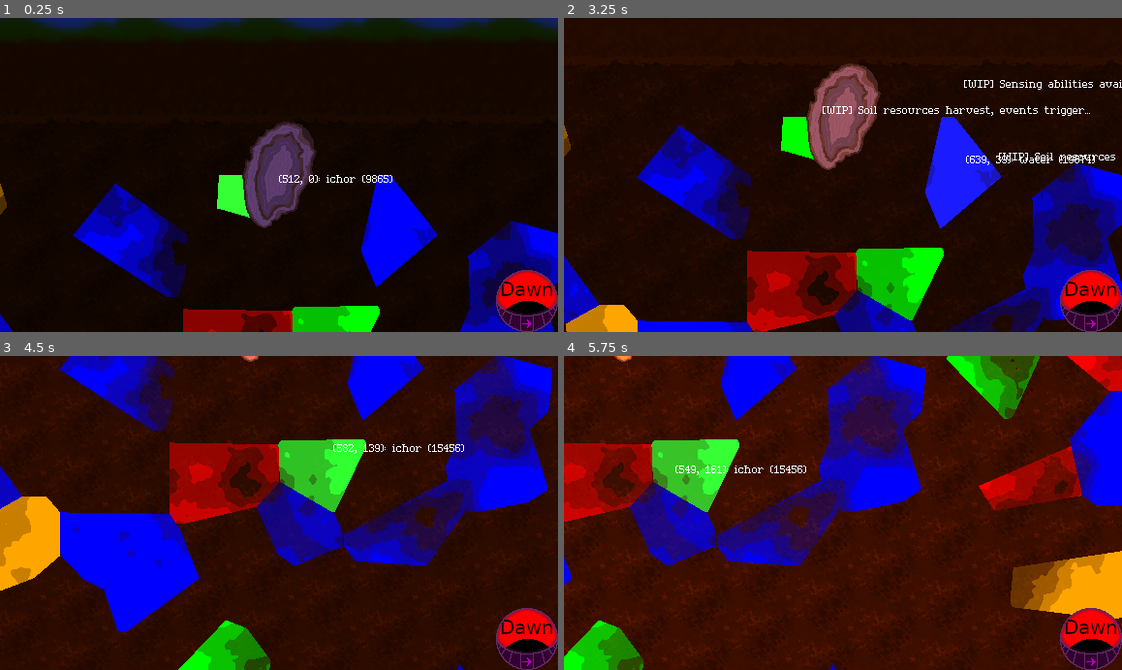
Above: before the commit, frames 1-4 (two rows, left to right).
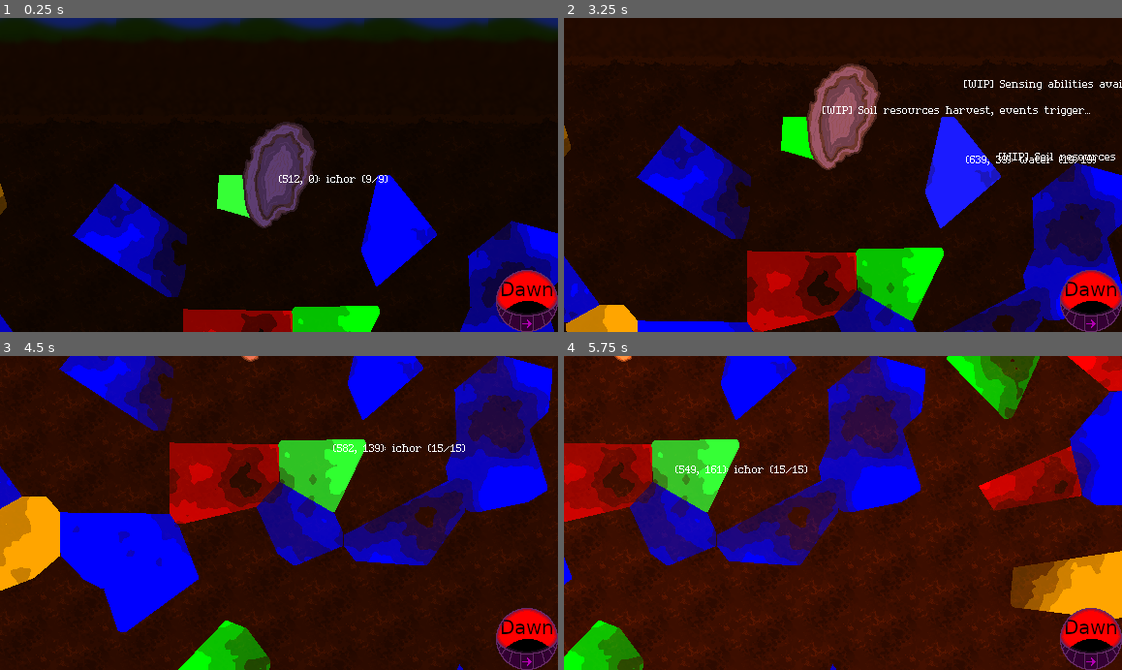
Above: after the commit, the same moments.

Repository: dragonryan06/trellis
Game: Godot game, scene res://test_world.tscn
The game is run twice, just before and just after one commit, with the same random seed, the same clock (stepped at 60 frames per second) and the same inputs.
Inputs (mouse positions are in pixels of both pictures, inside the frame that each line leads up to):
- Up to frame 1 (0.25 s): no input
- Up to frame 2 (3.25 s): click (1088, 300) at 0.5 s; click (1088, 300) at 1.25 s; click (1088, 300) at 2 s; move the mouse to (965, 159) at 2.77 s; hold Down (camera_pan_down) from 2.78 s (still down); click (965, 159) at 2.92 s
- Up to frame 3 (4.5 s): release Down (camera_pan_down) at 3.5 s; drag from (167, 528) to (251, 575) at 3.52 s; move the mouse to (334, 443) at 4.27 s; hold Right (camera_pan_right) from 4.28 s (still down); click (334, 443) at 4.42 s
- Up to frame 4 (5.75 s): release Right (camera_pan_right) at 5 s; drag from (815, 575) to (675, 465) at 5.02 s

The runs differ from the first frame. In frame 1, less than 0.1% of the frame differs, in the area x 66-71%, y 50-53%; in frame 2, less than 0.1%; in frame 3, less than 0.1%, in the area x 79-84%, y 28-31%; in frame 4, less than 0.1%.

Commit message:
Make resource taps work

Diff:
--- a/generation/resource_vein.gd
+++ b/generation/resource_vein.gd
@@ -44,9 +44,21 @@
 
 var bounds := Rect2i(0, 0, 0, 0)
 
-var volume := 0
+var pixel_volume := 0
 
 var peak_richness := 0
+
+var volume: int:
+	get():
+		@warning_ignore("integer_division")
+		return pixel_volume / 1000
+
+var remaining: int:
+	get():
+		return remaining
+	set(value):
+		remaining = value
+		set_instance_shader_parameter(&"depletion", 1.0 - (float(remaining) / float(volume)))
 
 func update_bounds(to_include: Vector2i) -> void:
 	if (to_include.x < bounds.position.x):
@@ -69,6 +81,7 @@
 	material = ShaderMaterial.new()
 	material.shader = load("res://generation/resource_vein.gdshader")
 	set_instance_shader_parameter(&"levels", peak_richness)
+	remaining = volume
 
 func _to_string() -> String:
-	return "%s (%d)" % [type, volume]
+	return "%s (%d/%d)" % [type, remaining, volume] if volume != 0 else type
--- a/generation/soil_resources.gd
+++ b/generation/soil_resources.gd
@@ -84,7 +84,7 @@
 			var normalized_richness = clamp(snapped(noise.get_noise_2d(x,y) + 0.75, 0.25), 0.0, 1.0)
 			var richness := int(round(4 * normalized_richness))
 
-			vein.volume += richness
+			vein.pixel_volume += richness
 			vein.update_bounds(Vector2i(x, y))
 			if (richness > vein.peak_richness):
 				vein.peak_richness = richness
--- a/resources/resource_tap.gd
+++ b/resources/resource_tap.gd
@@ -1,5 +1,8 @@
 class_name ResourceTap
 extends Marker2D
+
+@onready
+var pellet_texture = preload("res://resources/resource_pellet.png")
 
 func _ready() -> void:
 	GameState.next_phase.connect(_on_next_phase)
@@ -9,4 +12,20 @@
 		return
 
 	var soil_resources = get_node(GlobalLookups.soil_resources) as SoilResources
-	print(soil_resources.get_resource_at(soil_resources.to_local(global_position)))
+	var vein = soil_resources.get_resource_at(soil_resources.to_local(global_position))
+
+	if (vein.remaining == 0):
+		return
+
+	vein.remaining -= 1
+
+	var pellet = Sprite2D.new()
+	pellet.material = CanvasItemMaterial.new()
+	pellet.material.light_mode = CanvasItemMaterial.LIGHT_MODE_UNSHADED
+	pellet.texture = pellet_texture
+	pellet.modulate = vein.color
+	add_child(pellet)
+
+	var tween = get_tree().create_tween().set_trans(Tween.TRANS_SINE)
+	tween.tween_property(pellet, ^"position", make_canvas_position_local(Vector2.ZERO), 0.5)
+	tween.tween_callback(pellet.queue_free)
Binary file added: resources/resource_pellet.png
Not shown, added: resources/resource_pellet.png.import
